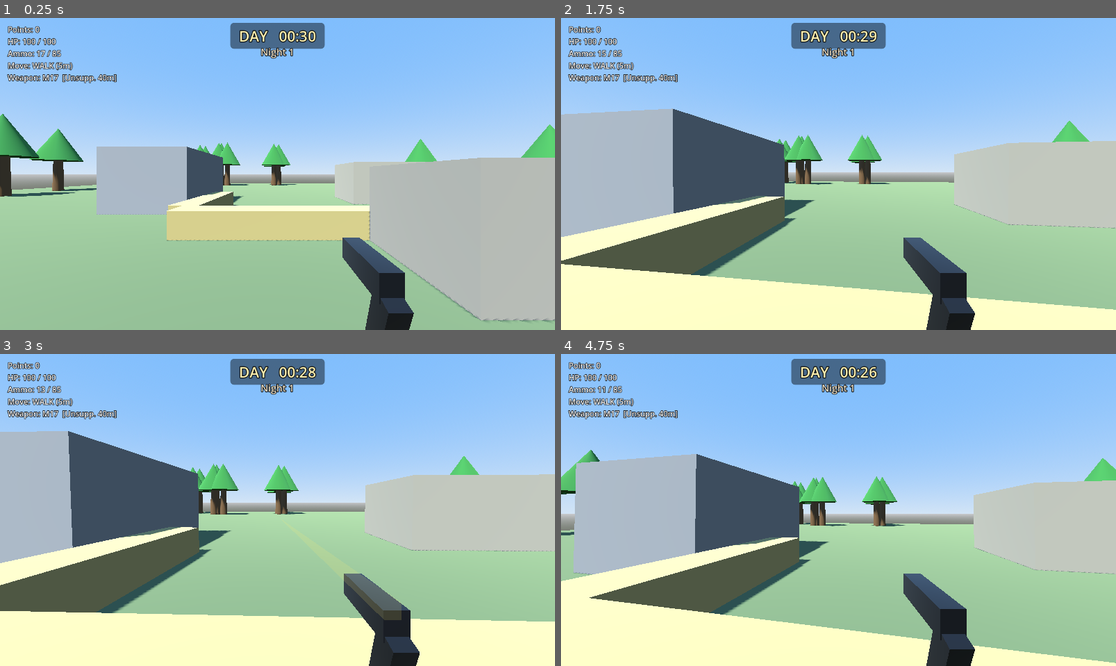
Above: before the commit, frames 1-4 (two rows, left to right).
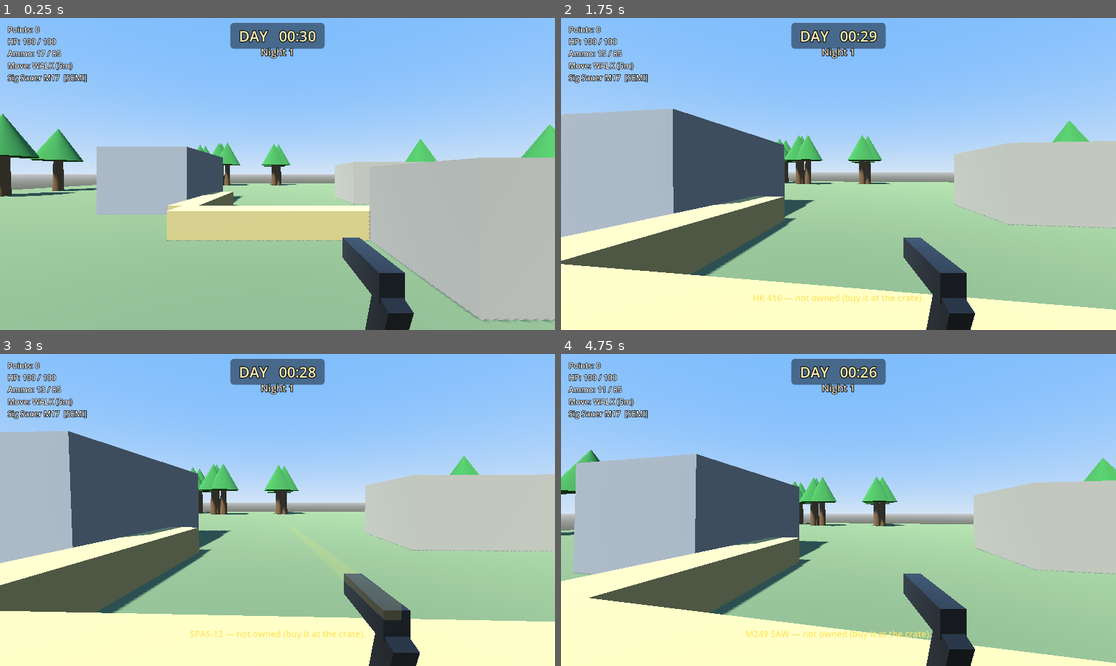
Above: after the commit, the same moments.

Repository: aepibailey/Zombie-Game
Game: Godot game, scene res://scenes/Main.tscn
Same seed, same stepped clock (60 frames per second), same inputs: the game is played once before the commit and once after it.
Inputs (mouse positions are in pixels of both pictures, inside the frame that each line leads up to):
- Up to frame 1 (0.25 s): no input
- Up to frame 2 (1.75 s): tap Enter at 0.5 s; move the mouse to (866, 174) at 0.52 s; hold W from 0.53 s (still down); tap B at 0.6 s; click (866, 174) at 0.67 s; tap 1 at 0.8, 1.35 s; move the mouse to (810, 174) at 1.27 s; click (810, 174) at 1.42 s; tap 2 at 1.55 s
- Up to frame 3 (3 s): keep holding W; move the mouse to (288, 503) at 2.02 s; tap 2 at 2.1 s; click (288, 503) at 2.17 s; tap 3 at 2.3, 2.85 s; move the mouse to (271, 516) at 2.77 s; click (271, 516) at 2.92 s
- Up to frame 4 (4.75 s): keep holding W; tap 4 at 3.05, 3.6 s; move the mouse to (877, 513) at 3.52 s; click (877, 513) at 3.67 s; tap B at 3.8 s; move the mouse to (794, 506) at 4.27 s; tap E (interact) at 4.35 s; click (794, 506) at 4.42 s; tap 1 at 4.55 s

The runs differ from the first frame. In frame 1, 0.3% of the frame differs, in the area x 1-22%, y 18-21%; in frame 2, 0.6%; in frame 3, 0.6%; in frame 4, 0.7%, in the area x 1-67%, y 18-92%.

Commit message:
V2: data-driven weapon roster (M17 / HK416 / SPAS-12 / M249)
- WeaponData resource + Arsenal autoload: each gun is data (mag, fire mode,
  rate, damage, pellets, spread, recoil, noise, range, cost). Adding a weapon
  is now data, not code.
- Player refactored off the hardcoded M17: per-weapon ammo/reserve/suppressor
  tracked in dicts, weapon switching (keys 1-4), reload preserved per gun.
- Fire modes: semi (click), full-auto (hold, M249), and selectable semi/auto
  on the HK416 (toggle with B). Shotgun fires a configurable pellet spread.
- Per-weapon noise (suppressed/unsuppressed) feeds the existing noise bus;
  suppressor now fits the currently-equipped weapon (per-weapon attachment).
- Crate shop rebuilt: buy any weapon (auto-equips) + suppress the equipped gun,
  with persistent buttons re-labelled on refresh (no freeing live buttons).
- HUD shows current weapon + fire mode + suppressor state; weapon_changed signal.

Co-Authored-By: Claude Opus 4.8 <noreply@anthropic.com>
Claude-Session: https://claude.ai/code/session_01GYUJQnPzi923Fa9UGz9bkd

Diff:
--- a/project.godot
+++ b/project.godot
@@ -17,6 +17,7 @@
 NoiseManager="*res://scripts/NoiseManager.gd"
 PointsManager="*res://scripts/PointsManager.gd"
 GameManager="*res://scripts/GameManager.gd"
+Arsenal="*res://scripts/Arsenal.gd"
 
 [input]
 
--- /dev/null
+++ b/scripts/Arsenal.gd
@@ -0,0 +1,43 @@
+extends Node
+## Weapon registry (autoload). Builds the WeaponData definitions in code so the
+## roster is a single source of truth for the player and the crate shop.
+## Full roster per PROJECT_SPEC.md "Weapons"; v1 shipped the M17 only.
+
+var weapons: Dictionary = {}
+var order: Array[String] = ["m17", "hk416", "spas12", "m249"]
+
+func _ready() -> void:
+	_add({
+		"id": "m17", "display_name": "Sig Sauer M17", "fire_mode": WeaponData.FireMode.SEMI,
+		"mag_size": 17, "spare_ammo": 85, "fire_interval": 0.15, "reload_time": 1.6,
+		"body_damage": 34, "hip_spread_radius": 80.0, "recoil_per_shot": 0.03,
+		"max_range": 150.0, "noise_unsuppressed": 40.0, "noise_suppressed": 8.0, "cost": 0,
+	})
+	_add({
+		"id": "hk416", "display_name": "HK 416", "fire_mode": WeaponData.FireMode.BOTH,
+		"mag_size": 30, "spare_ammo": 120, "fire_interval": 0.09, "reload_time": 2.0,
+		"body_damage": 30, "hip_spread_radius": 55.0, "recoil_per_shot": 0.025,
+		"max_range": 200.0, "noise_unsuppressed": 45.0, "noise_suppressed": 10.0, "cost": 15,
+	})
+	_add({
+		"id": "spas12", "display_name": "SPAS-12", "fire_mode": WeaponData.FireMode.SEMI,
+		"mag_size": 8, "spare_ammo": 40, "fire_interval": 0.7, "reload_time": 3.0,
+		"body_damage": 14, "pellets": 8, "pellet_spread_deg": 4.0,
+		"hip_spread_radius": 45.0, "recoil_per_shot": 0.09,
+		"max_range": 40.0, "noise_unsuppressed": 50.0, "noise_suppressed": 12.0, "cost": 20,
+	})
+	_add({
+		"id": "m249", "display_name": "M249 SAW", "fire_mode": WeaponData.FireMode.AUTO,
+		"mag_size": 100, "spare_ammo": 200, "fire_interval": 0.08, "reload_time": 5.0,
+		"body_damage": 28, "hip_spread_radius": 110.0, "recoil_per_shot": 0.03,
+		"max_range": 220.0, "noise_unsuppressed": 55.0, "noise_suppressed": 14.0, "cost": 30,
+	})
+
+func _add(dict: Dictionary) -> void:
+	var w := WeaponData.new()
+	for key in dict:
+		w.set(key, dict[key])
+	weapons[w.id] = w
+
+func get_weapon(id: String) -> WeaponData:
+	return weapons.get(id)
--- a/scripts/HUD.gd
+++ b/scripts/HUD.gd
@@ -23,6 +23,9 @@
 var _msg_timer := 0.0
 var _dmg_flash := 0.0
 var _hitmarker_timer := 0.0
+var _wpn_name := ""
+var _wpn_mode := ""
+var _wpn_suppressed := false
 
 const DMG_FLASH_TIME := 0.45
 const DMG_MAX_ALPHA := 0.75
@@ -207,6 +210,7 @@
 	player.health_changed.connect(_on_health_changed)
 	player.state_changed.connect(_on_state_changed)
 	player.suppressor_changed.connect(_on_suppressor_changed)
+	player.weapon_changed.connect(_on_weapon_changed)
 	player.message.connect(show_message)
 	player.damaged.connect(flash_damage)
 	player.zombie_hit.connect(show_hitmarker)
@@ -215,6 +219,7 @@
 	_on_ammo_changed(player.ammo, player.reserve)
 	_on_health_changed(player.hp, player.MAX_HP)
 	_on_state_changed(player._state_label())
+	_on_weapon_changed(player.weapon.display_name, player._fire_mode_label())
 	_on_suppressor_changed(player.has_suppressor())
 
 func _process(delta: float) -> void:
@@ -252,8 +257,18 @@
 func _on_state_changed(state_name: String) -> void:
 	_state_label.text = "Move: %s" % state_name
 
+func _on_weapon_changed(display_name: String, fire_mode: String) -> void:
+	_wpn_name = display_name
+	_wpn_mode = fire_mode
+	_compose_weapon_label()
+
 func _on_suppressor_changed(has_supp: bool) -> void:
-	_supp_label.text = "Weapon: M17" + ("  [Suppressed 8m]" if has_supp else "  [Unsupp. 40m]")
+	_wpn_suppressed = has_supp
+	_compose_weapon_label()
+
+func _compose_weapon_label() -> void:
+	var supp := "  • Suppressed" if _wpn_suppressed else ""
+	_supp_label.text = "%s  [%s]%s" % [_wpn_name, _wpn_mode, supp]
 
 func show_message(text: String) -> void:
 	_msg_label.text = text
--- a/scripts/Player.gd
+++ b/scripts/Player.gd
@@ -1,12 +1,13 @@
 extends CharacterBody3D
 ## First-person operator controller: movement/noise states, ADS red laser, and
-## the M17 pistol (fire / reload / headshot detection). See PROJECT_SPEC.md
-## "Movement & Noise", "Combat & Scoring" and "V1 Thin-Slice Scope".
+## data-driven weapons (fire / reload / headshot detection, switching). See
+## PROJECT_SPEC.md "Movement & Noise", "Combat & Scoring" and "Weapons".
 
 signal ammo_changed(loaded: int, reserve: int)
 signal health_changed(hp: int, max_hp: int)
 signal state_changed(state_name: String)
 signal suppressor_changed(has_suppressor: bool)
+signal weapon_changed(display_name: String, fire_mode: String)
 signal message(text: String)
 signal damaged                       ## player took a hit (HUD flash / shake)
 signal zombie_hit                    ## a shot connected with a zombie (hitmarker)
@@ -42,23 +43,14 @@
 const LASER_REVEAL_RANGE := 10.0
 const LASER_MAX_DRAW := 100.0
 
-# --- Weapon (M17) tuning --------------------------------------------------
-const MAG_SIZE := 17
-const STARTING_RESERVE := 85            # ~5 spare mags
-const FIRE_INTERVAL := 0.15             # semi-auto cadence cap
-const RELOAD_TIME := 1.6
-const BODY_DAMAGE := 34                 # 3 body shots kill a 100hp zombie
-const HEADSHOT_MULT := 2                # -> 2 headshots kill (spec 2x)
+# --- Weapon tuning (per-weapon stats live in WeaponData / Arsenal) --------
 const HEAD_LOCAL_Y := 1.45              # hit height (feet-relative) = headshot
-const SHOT_NOISE_UNSUPPRESSED := 40.0
+const STARTING_WEAPON := "m17"
 const MAX_HP := 100
-const WEAPON_RANGE := 150.0             # max shot distance
-
-# Hip-fire accuracy penalty. On each unaimed shot we pick a random point inside
-# a screen-space circle of this pixel radius (centered on screen-centre) and
-# fire toward it instead of dead-centre. Bigger = looser. Tune by playtest.
-# (ADS ignores this entirely and fires pinpoint down the laser.)
-const HIP_FIRE_SPREAD_RADIUS := 80.0    # pixels
+
+# Hip-fire accuracy penalty: each unaimed shot is aimed at a random point in a
+# screen-space circle (per-weapon `hip_spread_radius`) instead of dead-centre.
+# ADS ignores this and fires pinpoint down the laser.
 
 # Tracer (only visual feedback for hip-fire, since there's no reticle).
 const TRACER_WIDTH := 0.03
@@ -70,7 +62,6 @@
 const SHAKE_DECAY := 1.6             # trauma bled off per second
 const MAX_SHAKE_ROT := 0.06          # radians at full trauma
 const MAX_SHAKE_POS := 0.05          # metres at full trauma
-const RECOIL_PER_SHOT := 0.03        # radians of upward camera kick
 const MAX_RECOIL := 0.12
 const RECOIL_RECOVER := 12.0
 const MUZZLE_FLASH_TIME := 0.05
@@ -97,11 +88,20 @@
 var ads_active := false
 
 var hp := MAX_HP
-var ammo := MAG_SIZE
-var reserve := STARTING_RESERVE
+
+# Weapon state. `ammo`/`reserve` mirror the CURRENT weapon; per-weapon values
+# are stashed in the dictionaries so switching preserves each gun's ammo.
+var weapon: WeaponData
+var current_weapon_id := STARTING_WEAPON
+var owned: Array[String] = [STARTING_WEAPON]
+var ammo := 0
+var reserve := 0
 var reloading := false
 var fire_cooldown := 0.0
-var suppressor: SuppressorResource = null
+var _auto_selected := false           # for BOTH-mode weapons: is auto selected?
+var _mag: Dictionary = {}             # weapon id -> loaded rounds
+var _reserve: Dictionary = {}         # weapon id -> reserve rounds
+var _suppressed: Dictionary = {}      # weapon id -> bool
 
 var _footstep_timer := 0.0
 var _branch_timer := 1.0
@@ -132,10 +132,16 @@
 	laser_ray.target_position = Vector3(0, 0, -LASER_MAX_DRAW)
 	_build_viewmodel()
 	_build_audio()
+
+	# Starting loadout: M17 only (operator-stranded premise).
+	var w := Arsenal.get_weapon(STARTING_WEAPON)
+	_mag[STARTING_WEAPON] = w.mag_size
+	_reserve[STARTING_WEAPON] = w.spare_ammo
+	_suppressed[STARTING_WEAPON] = false
+	_equip(STARTING_WEAPON)
+
 	# Prime the HUD.
-	ammo_changed.emit(ammo, reserve)
 	health_changed.emit(hp, MAX_HP)
-	suppressor_changed.emit(false)
 	state_changed.emit("WALK")
 
 func _physics_process(delta: float) -> void:
@@ -152,6 +158,9 @@
 		_handle_noise(delta)
 		if ads_active:
 			_handle_laser_reveal()
+		# Full-auto: keep firing while the trigger is held (rate-limited in _fire).
+		if _wants_auto_fire() and mouse_captured and Input.is_mouse_button_pressed(MOUSE_BUTTON_LEFT):
+			_fire()
 	else:
 		velocity.x = 0.0
 		velocity.z = 0.0
@@ -248,7 +257,8 @@
 		if not (mouse_captured and control_enabled):
 			return
 		if event.button_index == MOUSE_BUTTON_LEFT:
-			_fire()
+			if not _wants_auto_fire():   # semi: one shot per click (auto is in _physics_process)
+				_fire()
 		elif event.button_index == MOUSE_BUTTON_RIGHT:
 			_toggle_ads()
 	elif event is InputEventKey and event.pressed and not event.echo:
@@ -260,6 +270,17 @@
 			KEY_R:
 				if control_enabled:
 					_reload()
+			KEY_B:
+				if control_enabled:
+					_toggle_fire_mode()
+			KEY_1:
+				_try_equip_slot(0)
+			KEY_2:
+				_try_equip_slot(1)
+			KEY_3:
+				_try_equip_slot(2)
+			KEY_4:
+				_try_equip_slot(3)
 			KEY_ESCAPE:
 				# When the crate shop owns the mouse, let it handle Esc instead.
 				if control_enabled:
@@ -279,40 +300,49 @@
 		return
 
 	ammo -= 1
-	fire_cooldown = FIRE_INTERVAL
+	fire_cooldown = weapon.fire_interval
 	ammo_changed.emit(ammo, reserve)
 
 	# Fire feedback: muzzle flash, recoil kick, a touch of shake, and the report.
 	_muzzle_flash.visible = true
 	_muzzle_timer = MUZZLE_FLASH_TIME
-	_recoil = minf(MAX_RECOIL, _recoil + RECOIL_PER_SHOT)
+	_recoil = minf(MAX_RECOIL, _recoil + weapon.recoil_per_shot)
 	_vm_recoil = VM_RECOIL_KICK
 	add_shake(FIRE_SHAKE)
 	if _sfx_fire.stream:
 		_sfx_fire.play()
 
-	var noise_radius := suppressor.shot_noise_radius if suppressor else SHOT_NOISE_UNSUPPRESSED
+	var suppressed: bool = _suppressed.get(current_weapon_id, false)
+	var noise_radius := weapon.noise_suppressed if suppressed else weapon.noise_unsuppressed
 	NoiseManager.emit_noise(global_position, noise_radius)
 
-	# Aim point: ADS is pinpoint (screen-centre, down the laser); hip-fire draws
-	# a random point inside a screen-space spread circle for an accuracy penalty.
+	# Aim base: ADS is pinpoint (screen-centre); hip-fire scatters within the
+	# weapon's screen-space spread circle.
 	var screen_centre := get_viewport().get_visible_rect().size * 0.5
 	var screen_point := screen_centre
 	if not ads_active:
 		var ang := randf() * TAU
-		var rad := sqrt(randf()) * HIP_FIRE_SPREAD_RADIUS   # sqrt = uniform in disk
+		var rad := sqrt(randf()) * weapon.hip_spread_radius   # sqrt = uniform in disk
 		screen_point += Vector2(cos(ang), sin(ang)) * rad
 
 	var from := camera.project_ray_origin(screen_point)
-	var dir := camera.project_ray_normal(screen_point)
-	var to := from + dir * WEAPON_RANGE
-
+	var base_dir := camera.project_ray_normal(screen_point)
+
+	# Shotguns fire multiple pellets, each jittered inside a cone.
+	for i in weapon.pellets:
+		var dir := base_dir
+		if weapon.pellet_spread_deg > 0.0:
+			dir = _jitter_dir(base_dir, weapon.pellet_spread_deg)
+		_fire_ray(from, dir)
+
+# Traces one round/pellet, applies damage, and draws a tracer.
+func _fire_ray(from: Vector3, dir: Vector3) -> void:
+	var to := from + dir * weapon.max_range
 	var space := get_world_3d().direct_space_state
 	var q := PhysicsRayQueryParameters3D.create(from, to)
 	q.exclude = [self]
 	var hit := space.intersect_ray(q)
 
-	# Impact/damage logic is unchanged — only the ray direction above differs.
 	var impact := to
 	if hit:
 		impact = hit.position
@@ -321,25 +351,104 @@
 			var local_y: float = hit.position.y - col.global_position.y
 			var headshot: bool = local_y >= HEAD_LOCAL_Y
 			if col.has_method("take_damage"):
-				col.take_damage(BODY_DAMAGE, headshot)
+				col.take_damage(weapon.body_damage, headshot)
 			zombie_hit.emit()       # hitmarker
 			if _sfx_impact.stream:
 				_sfx_impact.play()
 
 	_spawn_tracer(_muzzle_position(), impact)
 
+# Random direction within a cone of the given half-angle (degrees).
+func _jitter_dir(dir: Vector3, spread_deg: float) -> Vector3:
+	var a := deg_to_rad(spread_deg)
+	var up_ref := Vector3.UP
+	if absf(dir.dot(Vector3.UP)) > 0.99:
+		up_ref = Vector3.RIGHT
+	var right := dir.cross(up_ref).normalized()
+	var up := right.cross(dir).normalized()
+	return dir.rotated(up, randf_range(-a, a)).rotated(right, randf_range(-a, a)).normalized()
+
 func _reload() -> void:
-	if reloading or ammo >= MAG_SIZE or reserve <= 0:
+	if reloading or ammo >= weapon.mag_size or reserve <= 0:
 		return
 	reloading = true
+	var id := current_weapon_id
 	message.emit("Reloading…")
-	await get_tree().create_timer(RELOAD_TIME).timeout
-	var needed := MAG_SIZE - ammo
+	await get_tree().create_timer(weapon.reload_time).timeout
+	if not reloading or current_weapon_id != id:
+		return   # cancelled by a weapon switch mid-reload
+	var needed := weapon.mag_size - ammo
 	var take: int = mini(needed, reserve)
 	ammo += take
 	reserve -= take
 	reloading = false
 	ammo_changed.emit(ammo, reserve)
+
+# --- Weapon inventory -----------------------------------------------------
+func _equip(id: String) -> void:
+	if weapon and id == current_weapon_id:
+		return
+	# Stash the outgoing weapon's ammo before swapping.
+	if weapon:
+		_mag[current_weapon_id] = ammo
+		_reserve[current_weapon_id] = reserve
+	current_weapon_id = id
+	weapon = Arsenal.get_weapon(id)
+	ammo = _mag.get(id, weapon.mag_size)
+	reserve = _reserve.get(id, weapon.spare_ammo)
+	reloading = false
+	fire_cooldown = 0.0
+	_auto_selected = weapon.fire_mode == WeaponData.FireMode.AUTO
+	ammo_changed.emit(ammo, reserve)
+	suppressor_changed.emit(has_suppressor())
+	weapon_changed.emit(weapon.display_name, _fire_mode_label())
+
+func acquire_weapon(id: String) -> void:
+	if id in owned:
+		return
+	var w := Arsenal.get_weapon(id)
+	if w == null:
+		return
+	owned.append(id)
+	_mag[id] = w.mag_size
+	_reserve[id] = w.spare_ammo
+	_suppressed[id] = false
+	_equip(id)
+
+func _try_equip_slot(index: int) -> void:
+	if not control_enabled or index >= Arsenal.order.size():
+		return
+	var id: String = Arsenal.order[index]
+	if id in owned:
+		_equip(id)
+	elif Arsenal.get_weapon(id):
+		message.emit("%s — not owned (buy it at the crate)." % Arsenal.get_weapon(id).display_name)
+
+func _toggle_fire_mode() -> void:
+	if weapon.fire_mode != WeaponData.FireMode.BOTH:
+		return
+	_auto_selected = not _auto_selected
+	weapon_changed.emit(weapon.display_name, _fire_mode_label())
+	message.emit("Fire mode: %s" % _fire_mode_label())
+
+func _wants_auto_fire() -> bool:
+	if weapon == null:
+		return false
+	if weapon.fire_mode == WeaponData.FireMode.AUTO:
+		return true
+	return weapon.fire_mode == WeaponData.FireMode.BOTH and _auto_selected
+
+func _fire_mode_label() -> String:
+	match weapon.fire_mode:
+		WeaponData.FireMode.AUTO:
+			return "AUTO"
+		WeaponData.FireMode.BOTH:
+			return "AUTO" if _auto_selected else "SEMI"
+		_:
+			return "SEMI"
+
+func owned_weapons() -> Array:
+	return owned
 
 func _update_laser_dot() -> void:
 	if not ads_active:
@@ -500,21 +609,25 @@
 func _respawn() -> void:
 	message.emit("You died — respawning at base.")
 	hp = MAX_HP
-	ammo = MAG_SIZE
-	reserve = STARTING_RESERVE
+	# Top the current weapon back up (owned weapons and attachments are kept).
+	ammo = weapon.mag_size
+	reserve = weapon.spare_ammo
 	global_position = _spawn_point
 	velocity = Vector3.ZERO
 	health_changed.emit(hp, MAX_HP)
 	ammo_changed.emit(ammo, reserve)
 
 # --- Attachment pipeline --------------------------------------------------
-func attach_suppressor(res: SuppressorResource) -> void:
-	suppressor = res
+## Suppressor is fitted to the CURRENTLY equipped weapon (proves per-weapon
+## attachments). `_res` is accepted for compatibility with the crate shop.
+func attach_suppressor(_res = null) -> void:
+	_suppressed[current_weapon_id] = true
 	suppressor_changed.emit(true)
-	message.emit("Suppressor attached — gunshots now %dm." % int(res.shot_noise_radius))
+	message.emit("Suppressor fitted to %s — now %dm." % [
+		weapon.display_name, int(weapon.noise_suppressed)])
 
 func has_suppressor() -> bool:
-	return suppressor != null
+	return _suppressed.get(current_weapon_id, false)
 
 # --- Helpers --------------------------------------------------------------
 func set_control_enabled(enabled: bool) -> void:
--- a/scripts/SupplyCrateUI.gd
+++ b/scripts/SupplyCrateUI.gd
@@ -1,35 +1,36 @@
 extends CanvasLayer
 class_name SupplyCrateUI
-## Minimal supply-crate shop (Day-only). Shows current points and a single
-## purchase: the M17 suppressor. Buying it attaches a SuppressorResource to the
-## player, proving the attachment pipeline end-to-end (PROJECT_SPEC.md acceptance).
+## Supply-crate shop (Day-only). Buy weapons from the arsenal and fit a
+## suppressor to the currently-equipped weapon. Buttons are built once and just
+## re-labelled/enabled in _refresh, so a purchase never frees a live button.
+## See PROJECT_SPEC.md "Weapons" / "Attachments" / "Economy".
 
 const SUPPRESSOR_COST := 3
 
 var _player = null  # untyped: the player exposes a custom API off CharacterBody3D
-var _panel: PanelContainer
 var _points_label: Label
 var _status_label: Label
-var _buy_button: Button
+var _supp_button: Button
+var _weapon_buttons: Dictionary = {}   # weapon id -> Button
 
 func _ready() -> void:
 	layer = 20
 	visible = false
 
-	_panel = PanelContainer.new()
-	_panel.set_anchors_preset(Control.PRESET_CENTER)
-	_panel.grow_horizontal = Control.GROW_DIRECTION_BOTH
-	_panel.grow_vertical = Control.GROW_DIRECTION_BOTH
-	_panel.custom_minimum_size = Vector2(360, 220)
-	add_child(_panel)
+	var panel := PanelContainer.new()
+	panel.set_anchors_preset(Control.PRESET_CENTER)
+	panel.grow_horizontal = Control.GROW_DIRECTION_BOTH
+	panel.grow_vertical = Control.GROW_DIRECTION_BOTH
+	panel.custom_minimum_size = Vector2(440, 340)
+	add_child(panel)
 
 	var margin := MarginContainer.new()
 	for side in ["left", "right", "top", "bottom"]:
 		margin.add_theme_constant_override("margin_" + side, 20)
-	_panel.add_child(margin)
+	panel.add_child(margin)
 
 	var vb := VBoxContainer.new()
-	vb.add_theme_constant_override("separation", 12)
+	vb.add_theme_constant_override("separation", 8)
 	margin.add_child(vb)
 
 	var title := Label.new()
@@ -42,10 +43,16 @@
 	_points_label.add_theme_font_size_override("font_size", 18)
 	vb.add_child(_points_label)
 
-	_buy_button = Button.new()
-	_buy_button.text = "Buy Suppressor — %d pts" % SUPPRESSOR_COST
-	_buy_button.pressed.connect(_on_buy_pressed)
-	vb.add_child(_buy_button)
+	# One button per weapon in the roster (buy / owned / equipped).
+	for id in Arsenal.order:
+		var btn := Button.new()
+		btn.pressed.connect(_on_buy_weapon.bind(id))
+		_weapon_buttons[id] = btn
+		vb.add_child(btn)
+
+	_supp_button = Button.new()
+	_supp_button.pressed.connect(_on_buy_suppressor)
+	vb.add_child(_supp_button)
 
 	_status_label = Label.new()
 	_status_label.add_theme_color_override("font_color", Color(1, 0.9, 0.4))
@@ -84,22 +91,48 @@
 
 func _refresh() -> void:
 	_points_label.text = "Points available: %d" % PointsManager.points
-	var owned: bool = _player != null and _player.has_suppressor()
-	if owned:
-		_buy_button.disabled = true
-		_buy_button.text = "Suppressor — OWNED"
+	if _player == null:
+		return
+	var owned = _player.owned_weapons()
+
+	for i in Arsenal.order.size():
+		var id: String = Arsenal.order[i]
+		var w = Arsenal.get_weapon(id)
+		var btn: Button = _weapon_buttons[id]
+		if id in owned:
+			btn.disabled = true
+			if id == _player.current_weapon_id:
+				btn.text = "%s — EQUIPPED" % w.display_name
+			else:
+				btn.text = "%s — owned (press %d)" % [w.display_name, i + 1]
+		else:
+			btn.disabled = PointsManager.points < w.cost
+			btn.text = "Buy %s — %d pts" % [w.display_name, w.cost]
+
+	if _player.has_suppressor():
+		_supp_button.disabled = true
+		_supp_button.text = "%s — suppressed" % _player.weapon.display_name
 	else:
-		_buy_button.disabled = PointsManager.points < SUPPRESSOR_COST
-		_buy_button.text = "Buy Suppressor — %d pts" % SUPPRESSOR_COST
+		_supp_button.disabled = PointsManager.points < SUPPRESSOR_COST
+		_supp_button.text = "Suppress %s — %d pts" % [_player.weapon.display_name, SUPPRESSOR_COST]
 
-func _on_buy_pressed() -> void:
+func _on_buy_weapon(id: String) -> void:
+	if _player == null or id in _player.owned_weapons():
+		return
+	var w = Arsenal.get_weapon(id)
+	if PointsManager.spend_points(w.cost):
+		_player.acquire_weapon(id)
+		_status_label.text = "%s acquired & equipped." % w.display_name
+	else:
+		_status_label.text = "Not enough points."
+	_refresh()
+
+func _on_buy_suppressor() -> void:
 	if _player == null or _player.has_suppressor():
 		return
 	if PointsManager.spend_points(SUPPRESSOR_COST):
-		# Load the resource asset and hand a fresh copy to the weapon.
-		var res = load("res://resources/Suppressor.tres").duplicate()
-		_player.attach_suppressor(res)
-		_status_label.text = "Purchased! Next shot is quiet (8m)."
+		_player.attach_suppressor()
+		_status_label.text = "Suppressor fitted to %s." % _player.weapon.display_name
 	else:
 		_status_label.text = "Not enough points."
 	_refresh()
--- /dev/null
+++ b/scripts/WeaponData.gd
@@ -0,0 +1,29 @@
+extends Resource
+class_name WeaponData
+## Data-driven weapon definition. Everything the player controller needs to fire
+## a given gun lives here, so adding a weapon is data, not code. Definitions are
+## built in the Arsenal autoload. See PROJECT_SPEC.md "Weapons".
+
+enum FireMode { SEMI, AUTO, BOTH }   # BOTH = selectable (HK416)
+
+@export var id: String = ""
+@export var display_name: String = ""
+@export var fire_mode: FireMode = FireMode.SEMI
+
+@export var mag_size: int = 17
+@export var spare_ammo: int = 85          # reserve granted when first acquired
+@export var fire_interval: float = 0.15   # seconds between shots (rate of fire)
+@export var reload_time: float = 1.6
+
+@export var body_damage: int = 34         # per pellet/round
+@export var pellets: int = 1              # >1 = shotgun spread
+@export var pellet_spread_deg: float = 0.0
+
+@export var hip_spread_radius: float = 80.0   # screen-px scatter when not ADS
+@export var recoil_per_shot: float = 0.03
+@export var max_range: float = 150.0
+
+@export var noise_unsuppressed: float = 40.0
+@export var noise_suppressed: float = 8.0
+
+@export var cost: int = 0                 # points to buy at the crate (0 = starter)
Not shown, changed: README.md
